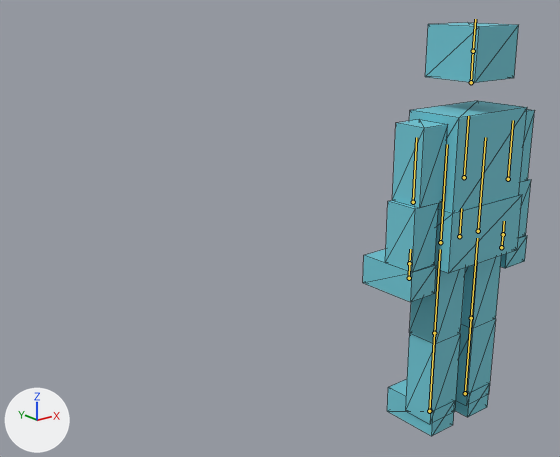
An edit to the glTF model samples/sandbox3d/content/models/walker.gltf, drawn before and after from the same camera.
One viewpoint serves both versions: a 50 mm lens placed at (-2.49, -1.92, 1.84), pointed at (-0.51, 0.55, 0.85). The axes (+X, +Y, +Z) are drawn at lower left. The lights are the same throughout. The older version comes first. The bones that change, and the others that lie on the model, are drawn over the model as lines. Mesh edges are drawn as thin lines.

Names of what the first picture shows: 'Walker'.
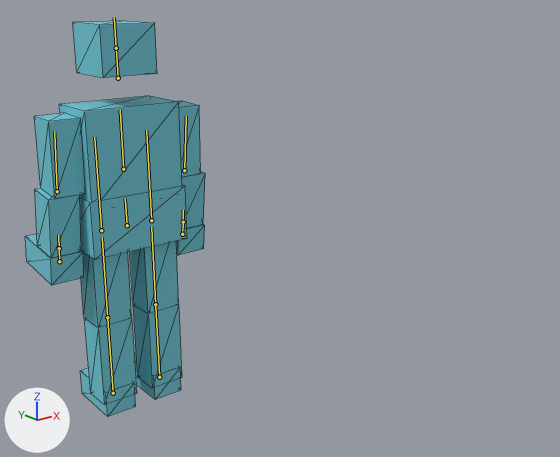
The newer file adds an action. The first version stands in its rest pose; the second is drawn at frame 24 of the action 'walk.nw'.

Where the change shows, as pixel boxes [x1, y1, x2, y2] in the pictures (560 x 457 px):
'Walker', posed
    before: [363, 23, 535, 436]
    after: [25, 21, 205, 417]
bone 'pelvis', root to tip
    before: (459, 236) to (461, 208)
    after: (127, 225) to (125, 198)
bone 'elbow.L', root to tip
    before: (413, 202) to (416, 137)
    after: (57, 191) to (54, 131)
bone 'elbow.R', root to tip
    before: (508, 179) to (513, 120)
    after: (184, 170) to (186, 116)

What the commit changed:
Bone 'pelvis' (bone_pelvis) moves from (0.0, 0.0, 0.0) to (-1.0, 0.0, -1.0).
Bone 'elbow.L' (bone_elbow_l) turns from (0, 0, 0) to (7, 0, 0) degrees about its own x, y and z.
Bone 'elbow.R' (bone_elbow_r) turns from (0, 0, 0) to (7, 0, 0) degrees about its own x, y and z.
